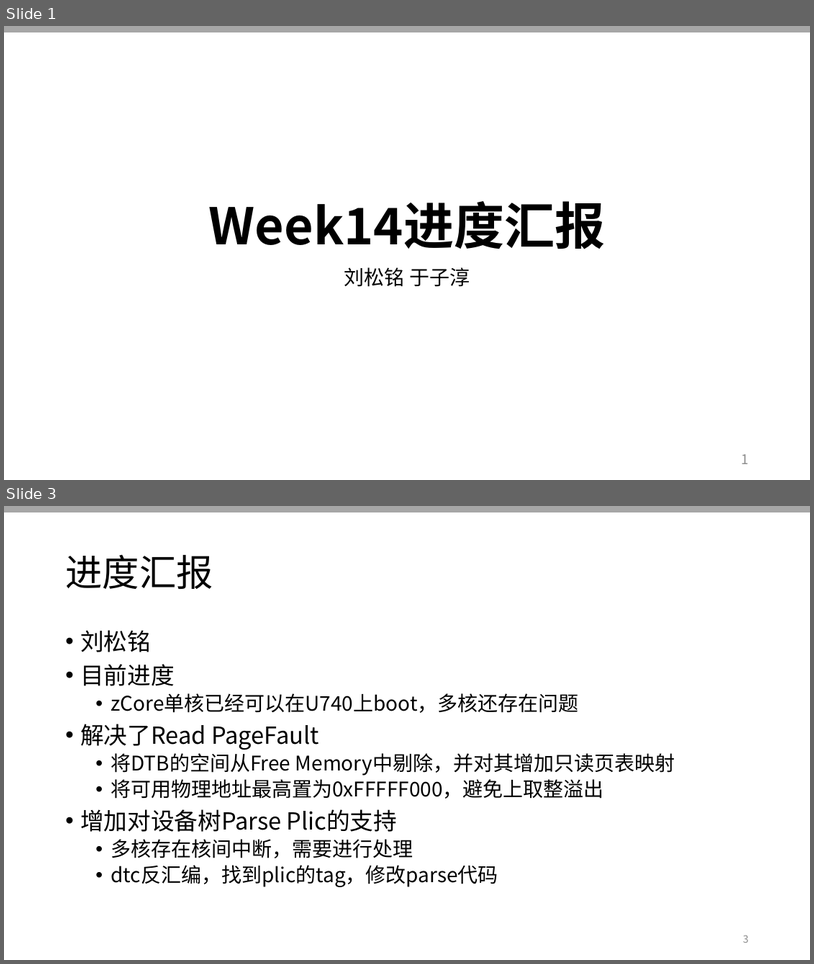
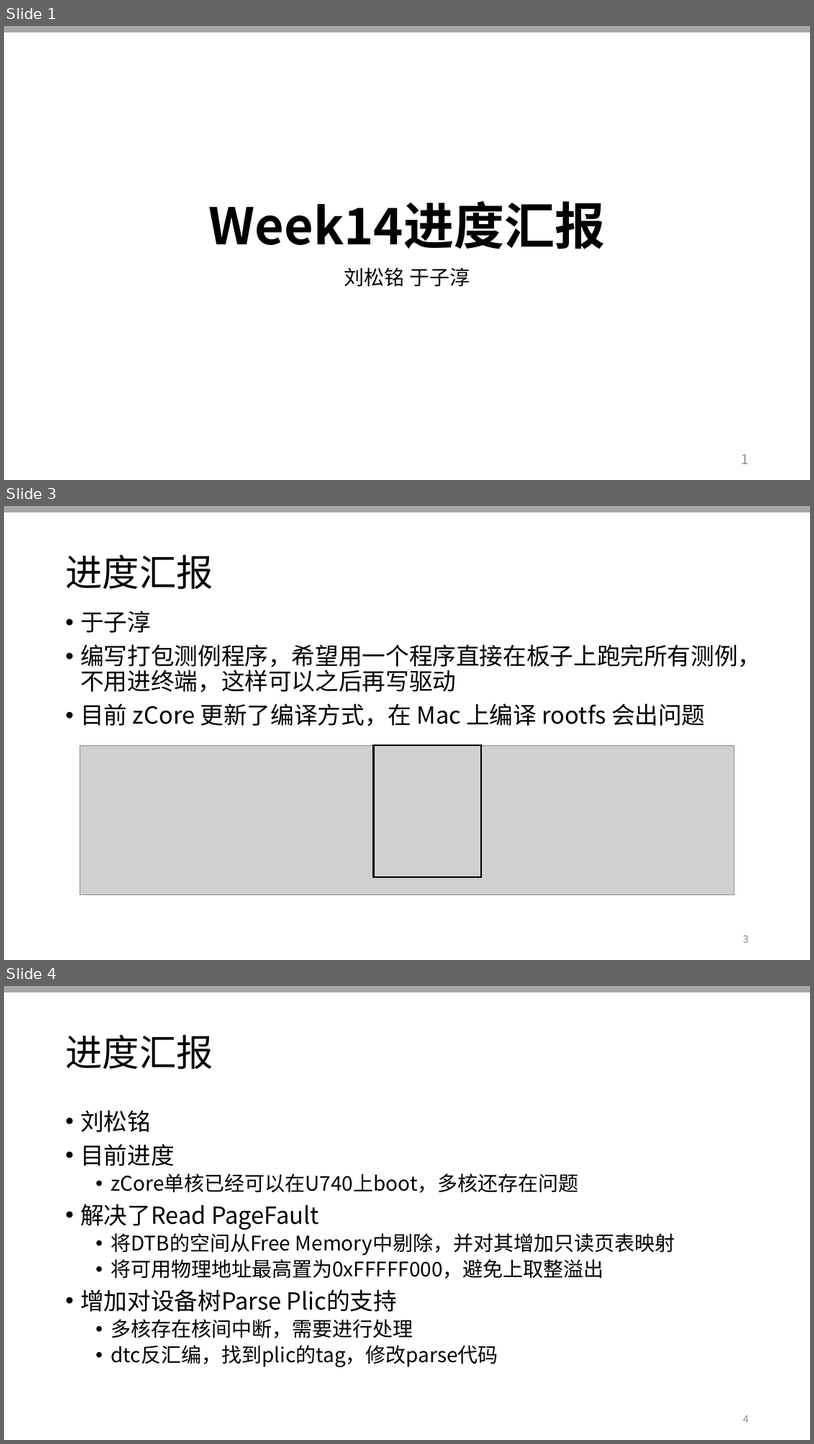
Before and after one commit to OSLab-zCore/OSLab-Docs, a slide deck: 进度汇报PPT汇总/week14.pptx. Shown one above the other, each under a label of ours: slides 1 and 3 before the commit, slides 1, 3 and 4 after it; the slides between them are not shown. The pictures are 814x964 and 814x1444 pixels, drawn with LibreOffice and Linux fonts; fonts in the diff are those of the drawing; grey boxes stand for pictures. Boxes give left, top, right and bottom in pixels: in the first picture for what was removed or moved away, otherwise in the second. Text is boxed around its words. In the diff, an @@ line names an element or a change of style, - is before the commit and + after.

```diff
--- a/进度汇报PPT汇总/week14.pptx
+++ b/进度汇报PPT汇总/week14.pptx
@@ slide 3 added at (4,506,810,960), background #FFFFFF; not listed: 1 template element that a slide beside it also shows @@
@@ title added at (65,554,213,589), 44 pt, text #000000 @@
+进度汇报
@@ text added at (80,610,761,726), 28 pt, text #000000 @@
+• 于子淳
+• 编写打包测例程序，希望用一个程序直接在板子上跑完所有测例，不用进终端，这样可以之后再写驱动
+• 目前 zCore 更新了编译方式，在 Mac 上编译 rootfs 会出问题
@@ picture added at (80,746,734,894) @@
@@ rectangle added at (374,746,482,878), outline #000000 2 pt @@
@@ page number added at (743,934,749,942), 12 pt, text #8C8C8C @@
+3
@@ what was slide 3 is now slide 4 @@
@@ page number at (743,1415,749,1422): text changed @@
-3
+4
```
Also in this commit, not shown: 1 slide changed, 1 other file.
